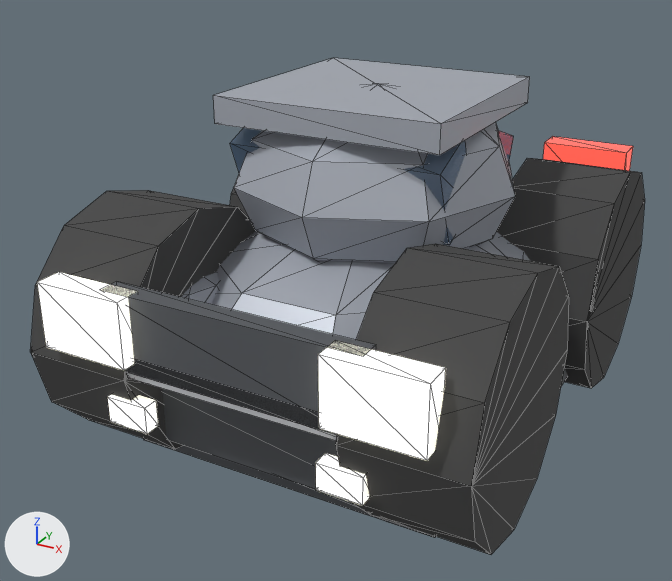
The glTF model navigacio/models/korando.glb: old version first, new version second.
One viewpoint serves both versions: a camera (50 mm lens) standing at (1.51, -3.08, 1.96) and looking at (-0.09, -0.16, 0.51). Every picture has the same lights, and +X, +Y and +Z are marked at lower left. The older version comes first. Mesh edges are drawn as thin lines. Vertices at exactly the same position are counted once.

Names of what the first picture shows: 'korando'.
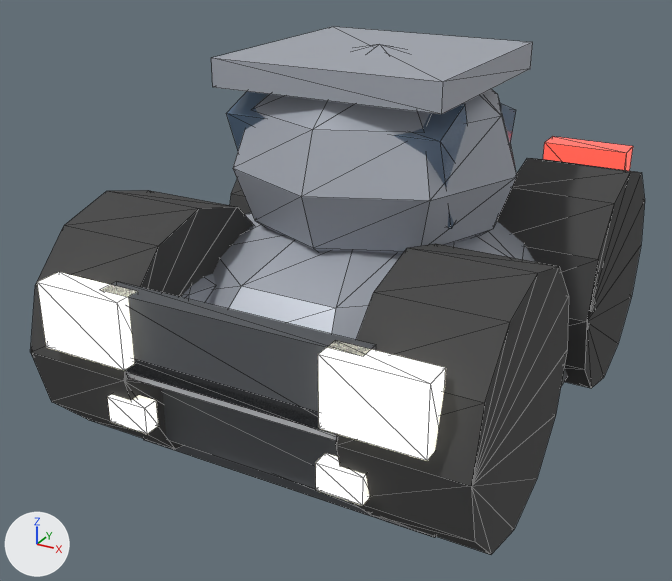
What differs and where, as boxes [x1, y1, x2, y2] in the pictures (672 x 581 px; the box of a moved part takes in the faces that stretch with it):
```json
{"object": "korando", "change": "reshaped", "before": [31, 58, 645, 555], "after": [31, 27, 645, 555], "on screen": "6% taller"}
{"part": 1, "of": "me_korando", "change": "moved or reshaped", "before": [211, 219, 530, 340], "after": [209, 212, 535, 340]}
{"part": 2, "of": "me_korando", "change": "moved or reshaped", "before": [234, 83, 515, 264], "after": [233, 44, 517, 255]}
{"part": 3, "of": "me_korando", "change": "moved or reshaped", "before": [213, 58, 530, 155], "after": [211, 27, 533, 114]}
{"part": 4, "of": "me_korando", "change": "moved or reshaped", "before": [497, 131, 514, 161], "after": [500, 104, 516, 143]}
{"part": 5, "of": "me_korando", "change": "moved or reshaped", "before": [230, 128, 466, 245], "after": [227, 91, 467, 229]}
```

The change, as JSON lines over the scene's bpy script:
```json
{"block": "me_korando", "where": "# used by ob_korando; location = (0.0, 0.0, 0.0)"}
{"block": "me_korando", "where": "# before: 305 (-0.41, -0.06, 0.9), 306 (0.41, -0.06, 0.9), 307 (0.41, -0.17, 1.18), 308 (-0.41, -0.17, 1.18), 309 (0.41, -0.26, 0.82) at pixel (449, 245)"}
{"block": "me_korando", "where": "# before: 310 (-0.41, -0.26, 0.82), 311 (-0.41, -0.37, 1.1) at pixel (229, 143), 312 (0.41, -0.37, 1.1) at pixel (440, 174)"}
{"op": "remove", "block": "me_korando", "code": "me_korando.from_pydata(...)  # 665 vertices, 1166 faces; spans x -0.82..0.82, y -1.08..1.05, z 0.0..1.29"}
{"op": "add", "block": "me_korando", "code": "me_korando.from_pydata(...)  # 665 vertices, 1166 faces; spans x -0.82..0.82, y -1.08..1.05, z -0.01..1.43"}
{"block": "me_korando", "change": "me_korando part 1: the loose piece of 67 vertices spanning x -0.75..0.75, y -0.82..0.78, z 0.03..0.82 is scaled about its middle by (1, 1, 1.11)"}
{"block": "me_korando", "change": "me_korando part 2: the loose piece of 55 vertices spanning x -0.55..0.55, y -0.56..0.56, z 0.6..1.29 is scaled about its middle by (1, 1, 1.19), then moved by (0.0, 0.0, 0.07)"}
{"block": "me_korando", "change": "me_korando part 3: the loose piece of 8 vertices spanning x -0.43..0.43, y -0.43..0.43, z 1.18..1.28 is moved by (0.0, 0.0, 0.13)"}
{"block": "me_korando", "change": "me_korando part 4: the loose piece of 8 vertices spanning x -0.39..0.39, y 0.15..0.41, z 0.8..1.11 is scaled about its middle by (1, 1.03, 1.18), then moved by (0.0, 0.0, 0.08)"}
{"block": "me_korando", "change": "me_korando part 5"}
{"op": "add", "block": "me_korando", "code": "for i in [307, 308, 311, 312]: me_korando.vertices[i].co += Vector((0.0, -0.01, 0.11))"}
{"op": "add", "block": "me_korando", "code": "for i in [305, 306, 309, 310]: me_korando.vertices[i].co += Vector((0.0, 0.01, 0.06))"}
{"block": "me_korando", "change": "other edits to the shape of me_korando do not show in these pictures"}
```
